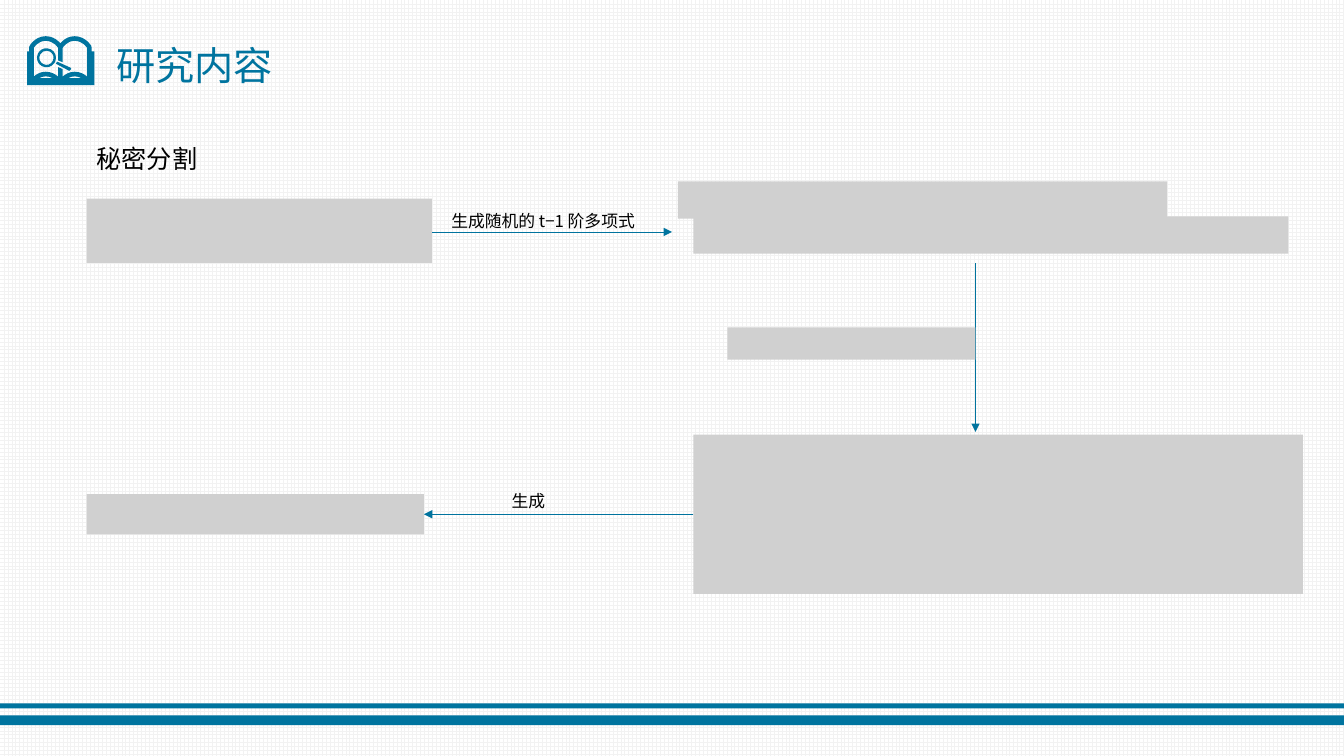
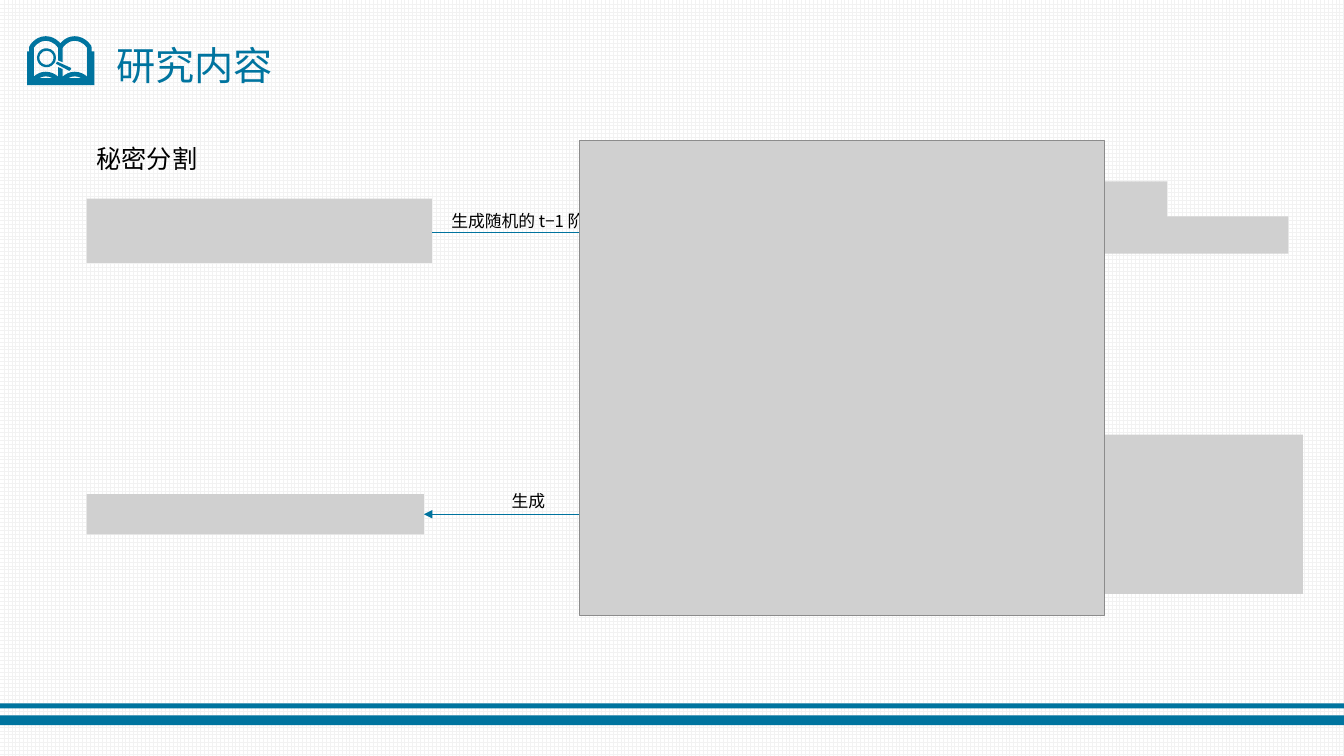
Before and after one commit to jiangquanli-0304/notary, a slide deck: slide 18 of 开题报告.pptx. Drawn at 1344x756 pixels with LibreOffice and Linux fonts; fonts in the diff are those of the drawing; grey boxes stand for pictures. Boxes give left, top, right and bottom in pixels: in the first picture for what was removed or moved away, otherwise in the second. Text is boxed around its words. In the diff, an @@ line names an element or a change of style, - is before the commit and + after.

```diff
--- a/开题报告.pptx
+++ b/开题报告.pptx
@@ picture added at <box>580,140,1105,616</box> @@
@@ arrow removed from (976, 263) to (976, 432) @@
@@ picture removed at <box>728,328,976,360</box> @@
```
Also in this commit, not shown: 5 other slides changed, 5 other files.
